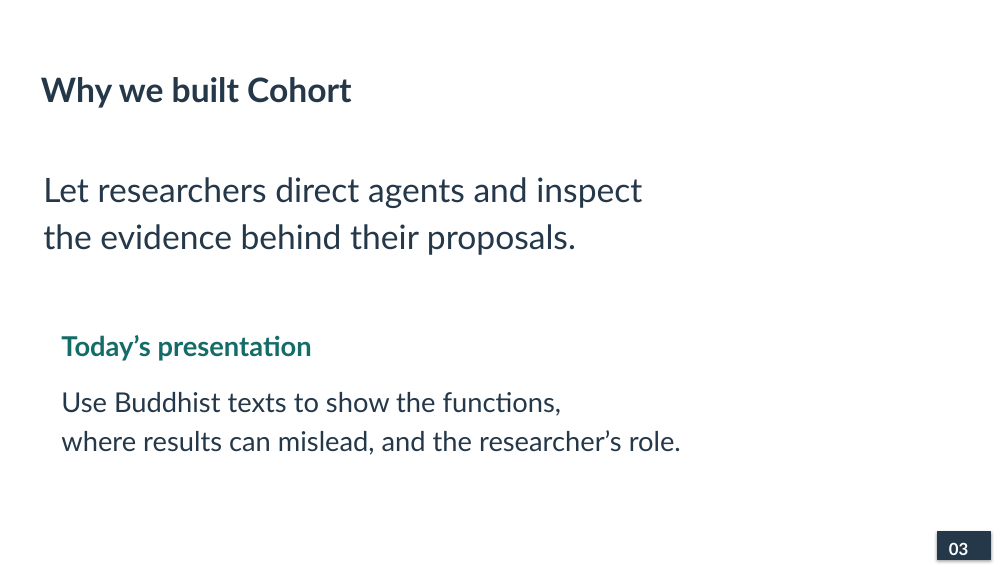
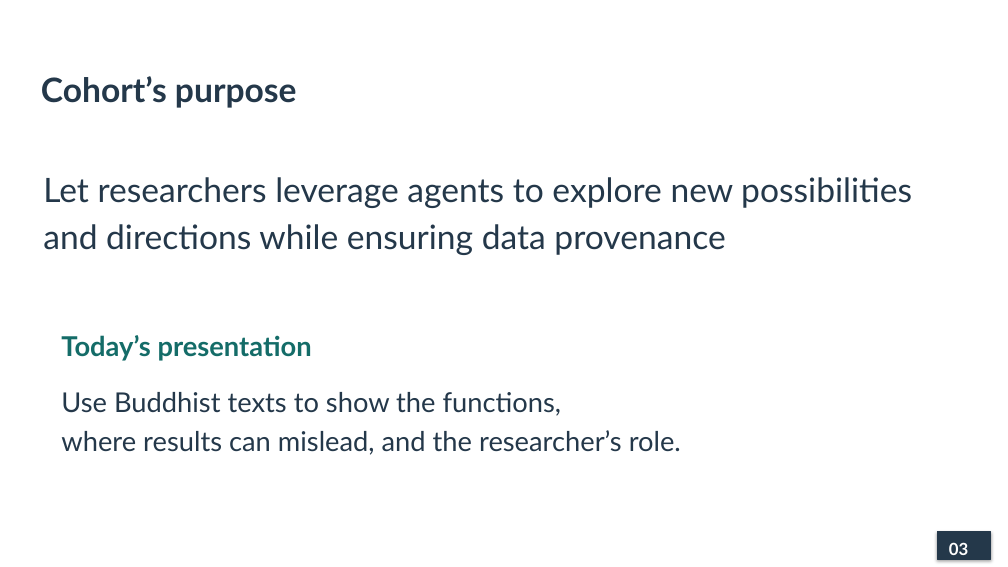
Before and after one commit to lopentu/cohort, a slide deck: slide 3 of docs/presentation/cohort-pnc-2026-main.pptx. Drawn at 1008x567 pixels with LibreOffice and Linux fonts; fonts in the diff are those of the drawing. Boxes give left, top, right and bottom in pixels: in the first picture for what was removed or moved away, otherwise in the second. Text is boxed around its words. In the diff, an @@ line names an element or a change of style, - is before the commit and + after.

```diff
--- a/docs/presentation/cohort-pnc-2026-main.pptx
+++ b/docs/presentation/cohort-pnc-2026-main.pptx
@@ text at (x1=41, y1=76, x2=297, y2=108): text changed @@
-Why we built Cohort
+Cohort’s purpose
@@ text at (x1=43, y1=177, x2=912, y2=255): text changed @@
-Let researchers direct agents and inspect
-the evidence behind their proposals.
+Let researchers leverage agents to explore new possibilities and directions while ensuring data provenance
```
Also in this commit, not shown: 2 other slides changed.
